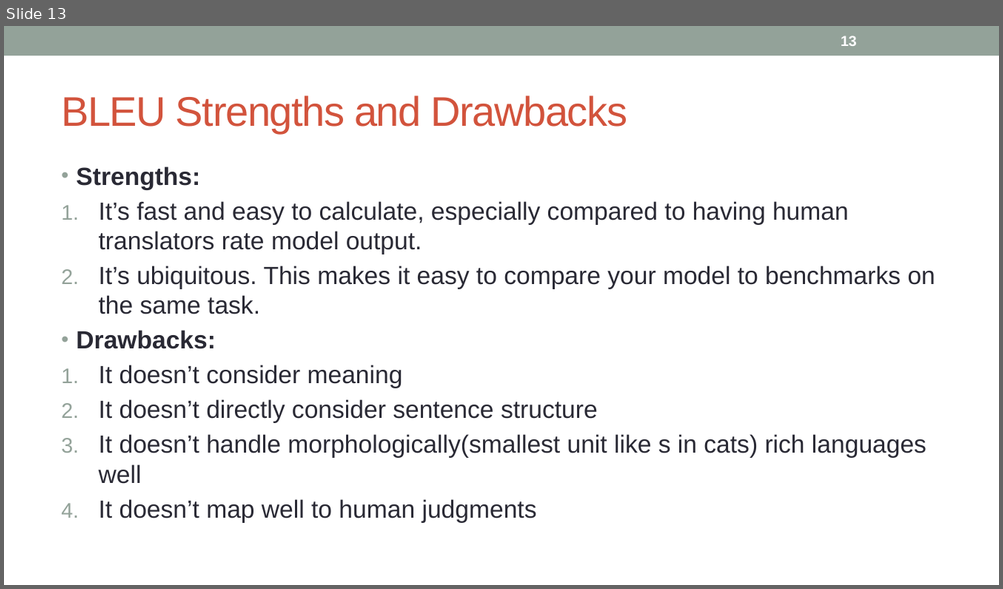
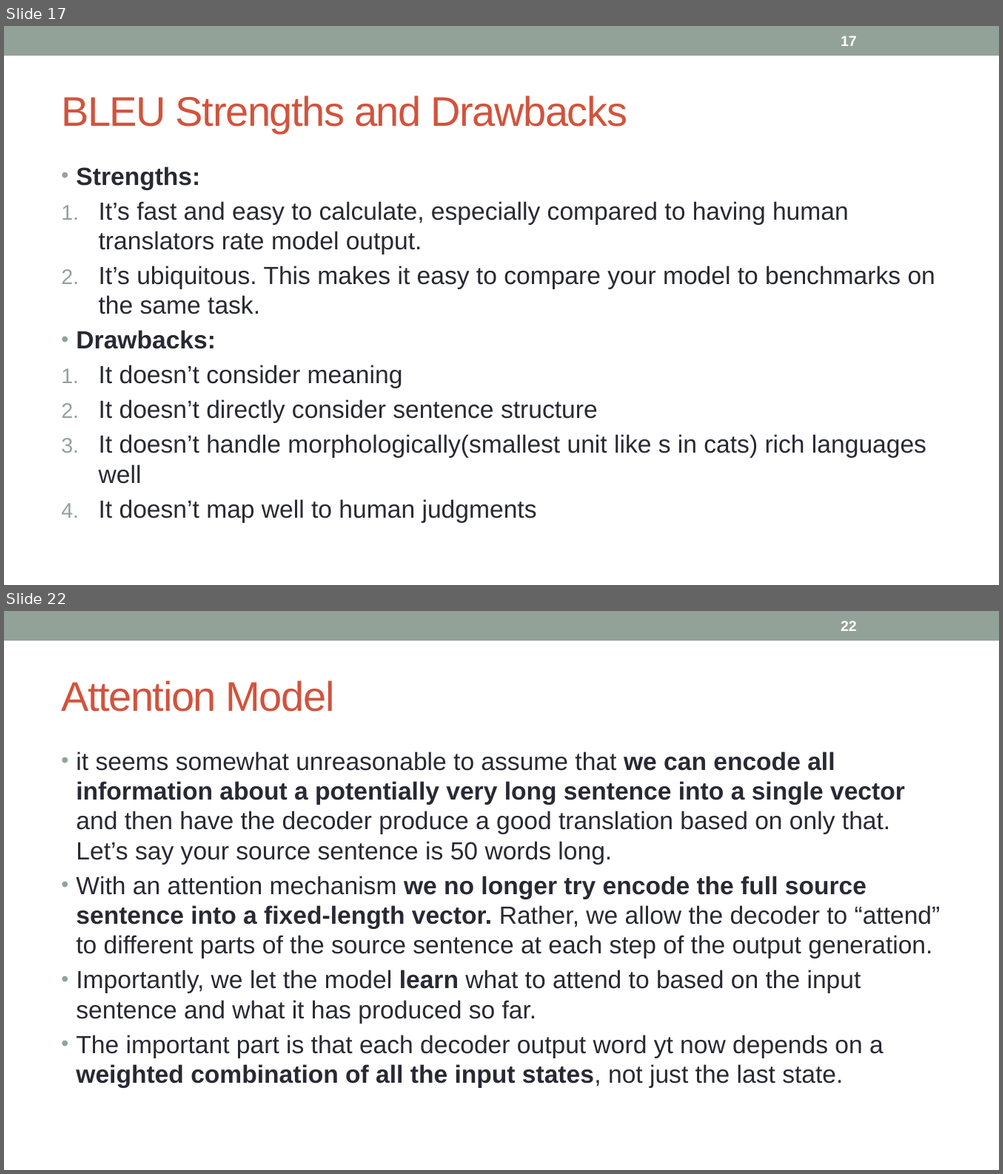
Before and after one commit to nidhiaro/PythonAssignment, a slide deck: 28. Translation.pptx. Shown one above the other, each under a label of ours: slide 13 before the commit, slides 17 and 22 after it; the slides between them are not shown. The pictures are 1003x589 and 1003x1174 pixels, drawn with LibreOffice and Linux fonts; fonts in the diff are those of the drawing. Boxes give left, top, right and bottom in pixels: in the first picture for what was removed or moved away, otherwise in the second. Text is boxed around its words. In the diff, an @@ line names an element or a change of style, - is before the commit and + after.

```diff
--- a/28. Translation.pptx
+++ b/28. Translation.pptx
@@ slide 22 added at box(4, 611, 999, 1170), background #FFFFFF; not listed: 1 template element that a slide beside it also shows @@
@@ page number added at box(840, 621, 856, 631), 14 pt, text #FFFFFF, bold @@
+22
@@ title added at box(61, 681, 335, 712), 40 pt, text #D2533C @@
+Attention Model
@@ text added at box(76, 752, 940, 1088), 24 pt, text #292934 @@
+• it seems somewhat unreasonable to assume that we can encode all information about a potentially very long sentence into a single vector and then have the decoder produce a good translation based on only that. Let’s say your source sentence is 50 words long.
+• With an attention mechanism we no longer try encode the full source sentence into a fixed-length vector. Rather, we allow the decoder to “attend” to different parts of the source sentence at each step of the output generation.
+• Importantly, we let the model learn what to attend to based on the input sentence and what it has produced so far.
+• The important part is that each decoder output word yt now depends on a weighted combination of all the input states, not just the last state.
@@ what was slide 13 is now slide 17 @@
@@ page number at box(840, 36, 856, 46): text changed @@
-13
+17
```
Also in this commit, not shown: 1 slide changed, 16 other slides added.
